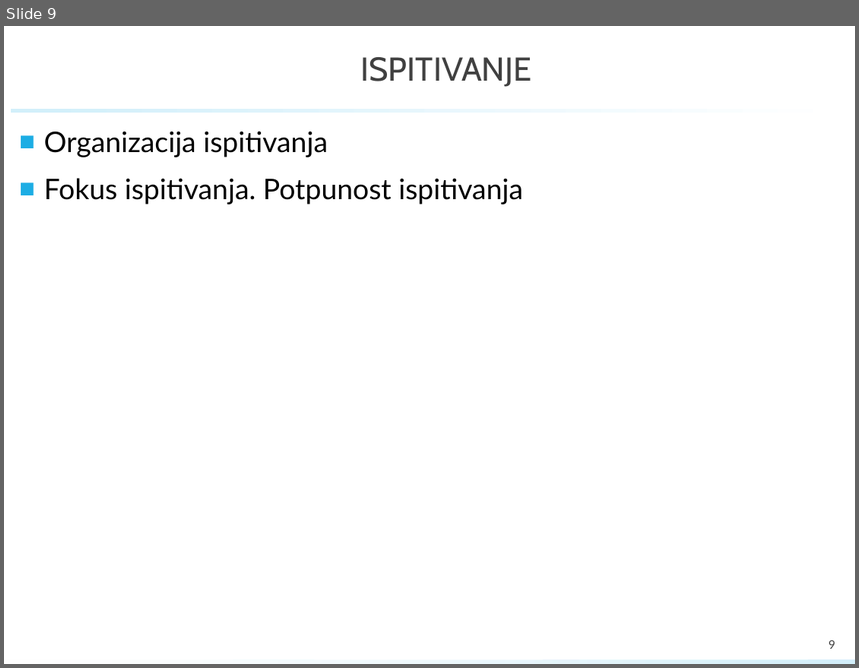
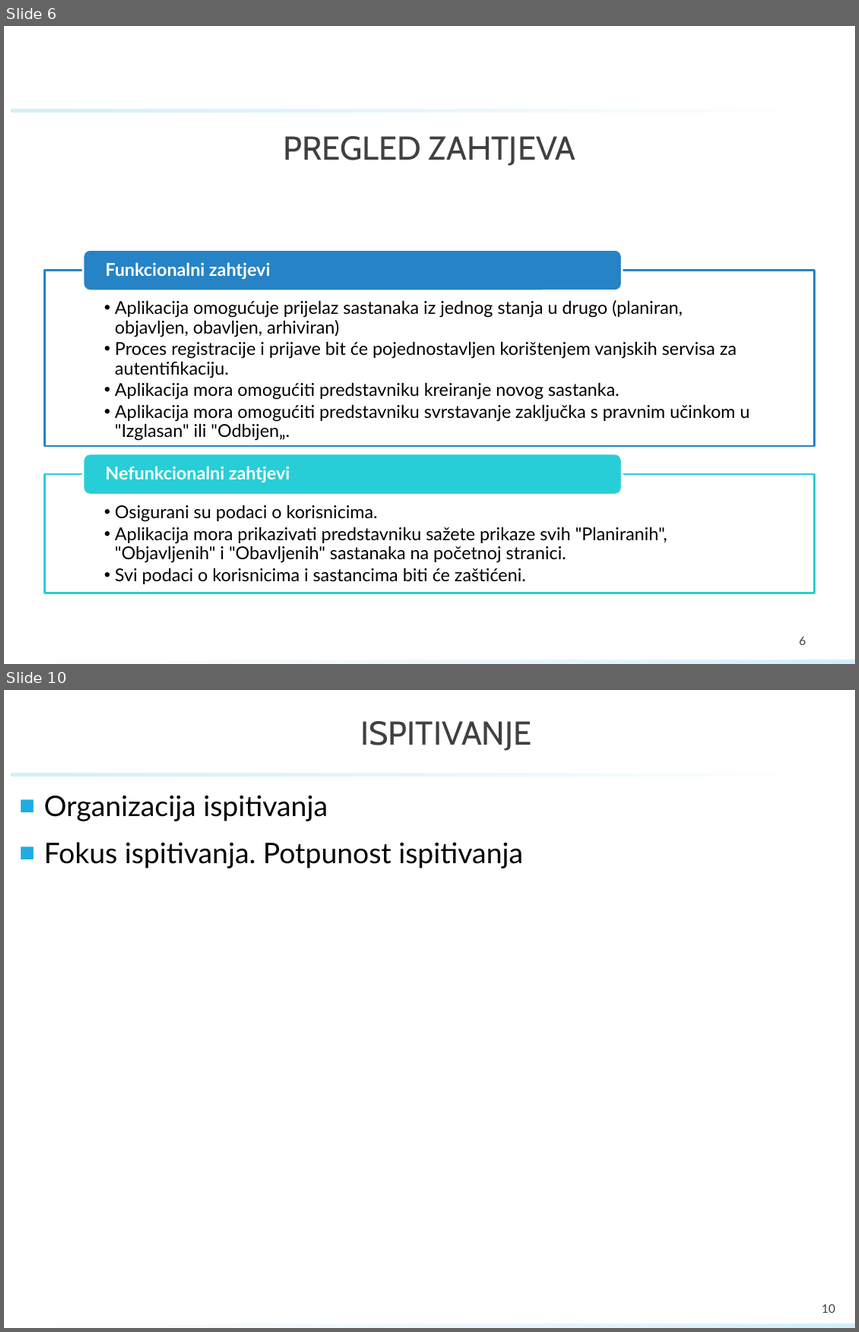
Before and after one commit to GolubIvan/Programsko-inzenjerstvo, a slide deck: PROINZ_TGxx.x_naziv_app.pptx. Shown one above the other, each under a label of ours: slide 9 before the commit, slides 6 and 10 after it; the slides between them are not shown. The pictures are 859x668 and 859x1332 pixels, drawn with LibreOffice and Linux fonts; fonts in the diff are those of the drawing; background and template pictures are left out. Boxes give left, top, right and bottom in pixels: in the first picture for what was removed or moved away, otherwise in the second. Text is boxed around its words. In the diff, an @@ line names an element or a change of style, - is before the commit and + after.

```diff
--- a/PROINZ_TGxx.x_naziv_app.pptx
+++ b/PROINZ_TGxx.x_naziv_app.pptx
@@ slide 6 added at [4, 26, 855, 664], background #FFFFFF; not listed: 2 template elements that a slide beside it also shows @@
@@ title added at [283, 136, 576, 166], 28 pt, text #404040 @@
+PREGLED ZAHTJEVA
@@ group added at [45, 250, 815, 594]: 4 texts, 2 rectangles, 2 rounded rectangles @@
+  • Aplikacija omogućuje prijelaz sastanaka iz jednog stanja u drugo (planiran, objavljen, obavljen, arhiviran)
+  • Proces registracije i prijave bit će pojednostavljen korištenjem vanjskih servisa za autentifikaciju.
+  • Aplikacija mora omogućiti predstavniku kreiranje novog sastanka.
+  • Aplikacija mora omogućiti predstavniku svrstavanje zaključka s pravnim učinkom u "Izglasan" ili "Odbijen„.
+Funkcionalni zahtjevi
+  • Osigurani su podaci o korisnicima.
+  • Aplikacija mora prikazivati predstavniku sažete prikaze svih "Planiranih", "Objavljenih" i "Obavljenih" sastanaka na početnoj stranici.
+  • Svi podaci o korisnicima i sastancima biti će zaštićeni.
+Nefunkcionalni zahtjevi
@@ page number added at [799, 637, 806, 645], 10 pt, text #404040 @@
+6
@@ what was slide 9 is now slide 10 @@
@@ page number at [822, 1304, 835, 1313]: text changed @@
-9
+10
```
Also in this commit, not shown: 6 slides changed, 5 other slides added, 4 slides removed.
